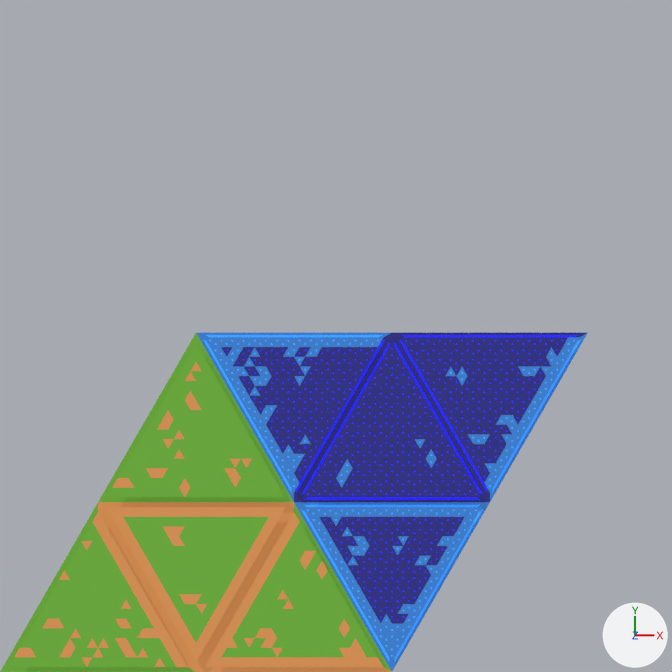
The Blender file Assets/TileMap/triangles/TriangleTilesRenderer.blend: old version first, new version second.
One viewpoint serves both versions: the file's camera 'Camera'. The lights are fixed; the arrows at lower right show +X, +Y and +Z.

The older version as bpy lines, for what is in view:
```python
ob_ground_allborder = bpy.data.objects.new('ground_allBorder', me_plane_004)
ob_ground_allborder.location = (17.5, 0.0, 0.0)
ob_ground_allborder.rotation_euler = (0.0, 0.0, 1.047)  # degrees (0, 0, 60)
ob_water_allborder = bpy.data.objects.new('water_allBorder', me_plane_005)
ob_water_allborder.location = (26.2, 15.2, 0.0)
ob_water_allborder.rotation_euler = (0.0, 0.0, -1.047)  # degrees (0, 0, -60)
ob_water_noborder = bpy.data.objects.new('water_noBorder', me_plane_007)
ob_water_noborder.location = (26.2, 15.2, 0.0)
ob_water_oneborder = bpy.data.objects.new('water_oneBorder', me_plane_008)
ob_water_oneborder.location = (35.0, 30.3, 0.0)
ob_water_oneborder.rotation_euler = (0.0, 0.0, -1.047)  # degrees (0, 0, -60)
ob_water_twoborder = bpy.data.objects.new('water_twoBorder', me_plane_006)
ob_water_twoborder.location = (17.5, 30.3, 0.0)
ob_water_twoborder.rotation_euler = (0.0, 0.0, -1.047)  # degrees (0, 0, -60)
# also in view: 'ground_noBorder' at (17.5, 22.7, 0.5); 'ground_oneBorder' at (8.8, 7.6, 0.5); 'ground_twoBorder' at (26.2, 7.6, 0.5)
```
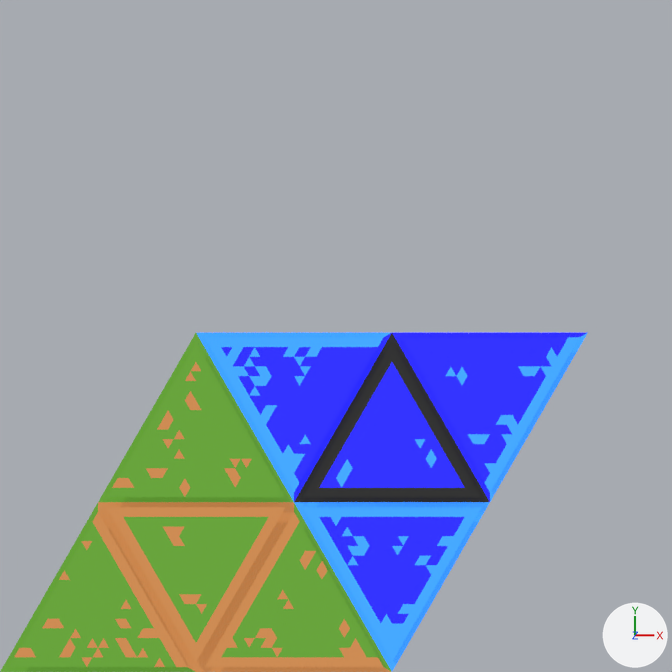
Diff of the bpy script that builds the scene:
```diff
--- a/Assets/TileMap/triangles/TriangleTilesRenderer.blend.py
+++ b/Assets/TileMap/triangles/TriangleTilesRenderer.blend.py
@@ mat_water_border_highlight @@
 n3 = _N.new('ShaderNodeWireframe'); n3.name = 'Wireframe'
 n3.use_pixel_size = True
-n3.inputs[0].default_value = 5.0  # 'Size'
+n3.inputs[0].default_value = 0.0  # 'Size'
 _L.new(n1.outputs[0], n0.inputs[0])  # 'BSDF' to 'Surface'
@@ mat_water_base @@
 n3 = _N.new('ShaderNodeWireframe'); n3.name = 'Wireframe'
 n3.use_pixel_size = True
-n3.inputs[0].default_value = 5.0  # 'Size'
+n3.inputs[0].default_value = 0.0  # 'Size'
 _L.new(n1.outputs[0], n0.inputs[0])  # 'BSDF' to 'Surface'
@@ mat_black @@
+mat_black = principled_material('black')
+mat_black.base_color = (0.0, 0.0, 0.0)  # black #000000
@@ me_plane_007 @@
 me_plane_007.from_pydata(...)  # 159 vertices, 260 faces; spans x 0.0..17.5, y 0.0..15.2, z 0.0..1.1
 # used by ob_water_noborder; location = (26.2, 15.2, 0.0)
+# me_plane_007 part 1: 90 of the faces centred in x 1.3..16.3, y 0.7..13.7, z 0.0..1.1 switch from mat_water_base to mat_black (black #000000)
 me_plane_007.materials.append(mat_water_border_highlight)
```

What differs and where, as boxes (x1, y1, x2, y2) in the pictures (672 x 672 px):
'water_allBorder', surface changed: (294, 502, 490, 671) in both
'water_noBorder', surface changed, recoloured: (294, 333, 490, 502) in both
'water_oneBorder', surface changed: (393, 333, 587, 501) in both
'water_twoBorder', surface changed: (197, 333, 391, 501) in both
